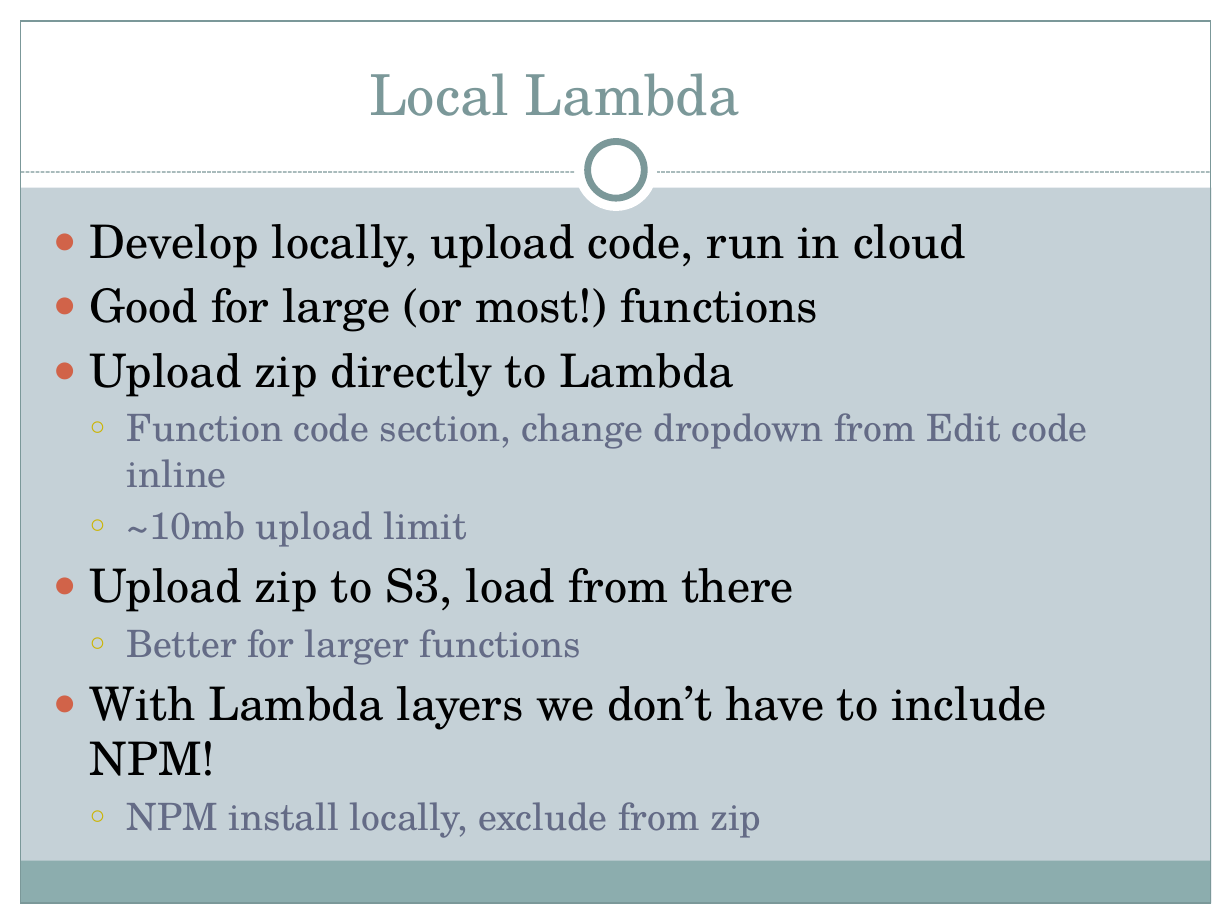
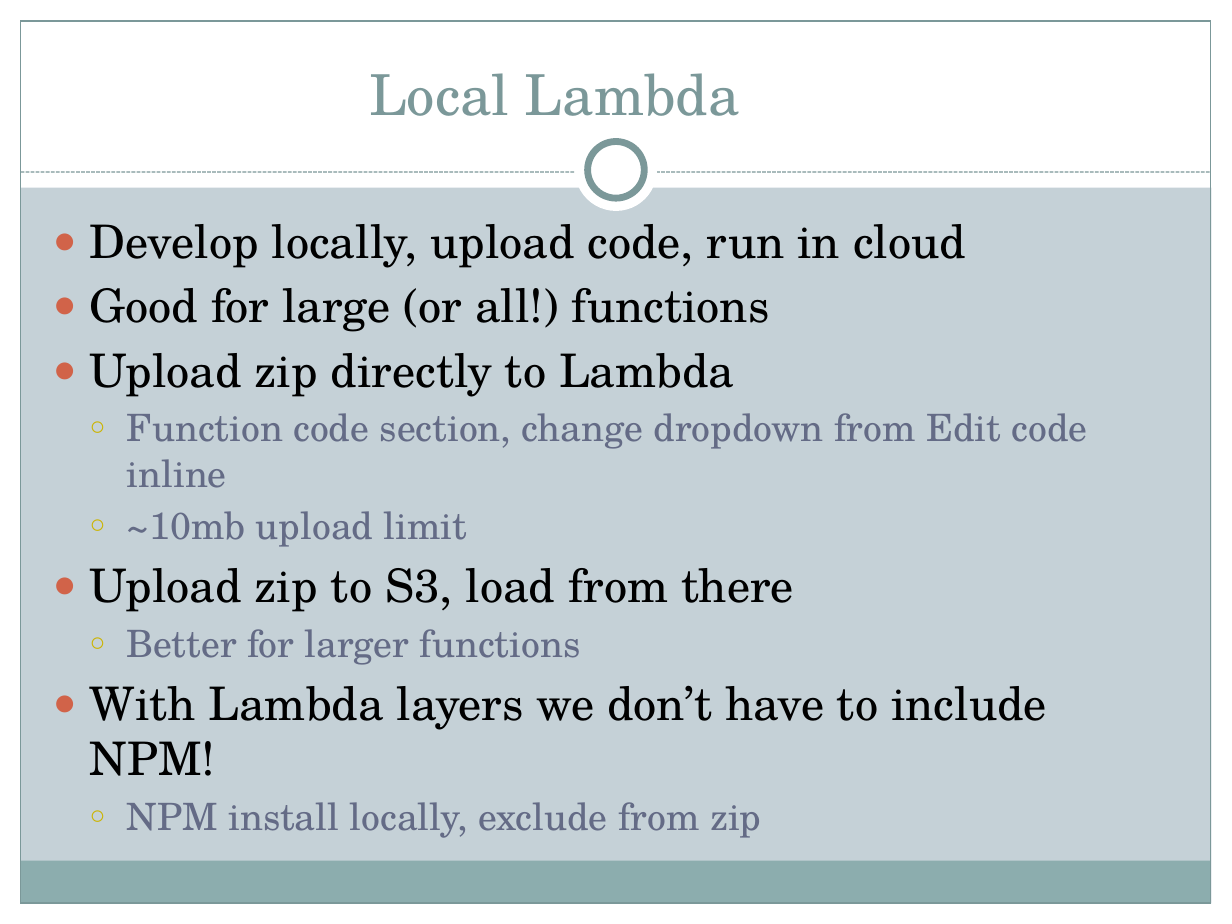
Before and after one commit to motobreath/lambda-lambda-lambda, a slide deck: slide 17 of lambda-lambda-lambda.pptx (slide 16 before the commit). Drawn at 1232x924 pixels with LibreOffice and Linux fonts; fonts in the diff are those of the drawing. Boxes give left, top, right and bottom in pixels: in the first picture for what was removed or moved away, otherwise in the second. Text is boxed around its words. In the diff, an @@ line names an element or a change of style, - is before the commit and + after.

Commit message:
latest lambda talk

```diff
--- a/lambda-lambda-lambda.pptx
+++ b/lambda-lambda-lambda.pptx
@@ text at (90, 288, 770, 332): text changed @@
-● Good for large (or most!) functions
+● Good for large (or all!) functions
```
Also in this commit, not shown: 8 other slides changed, 6 slides added.
